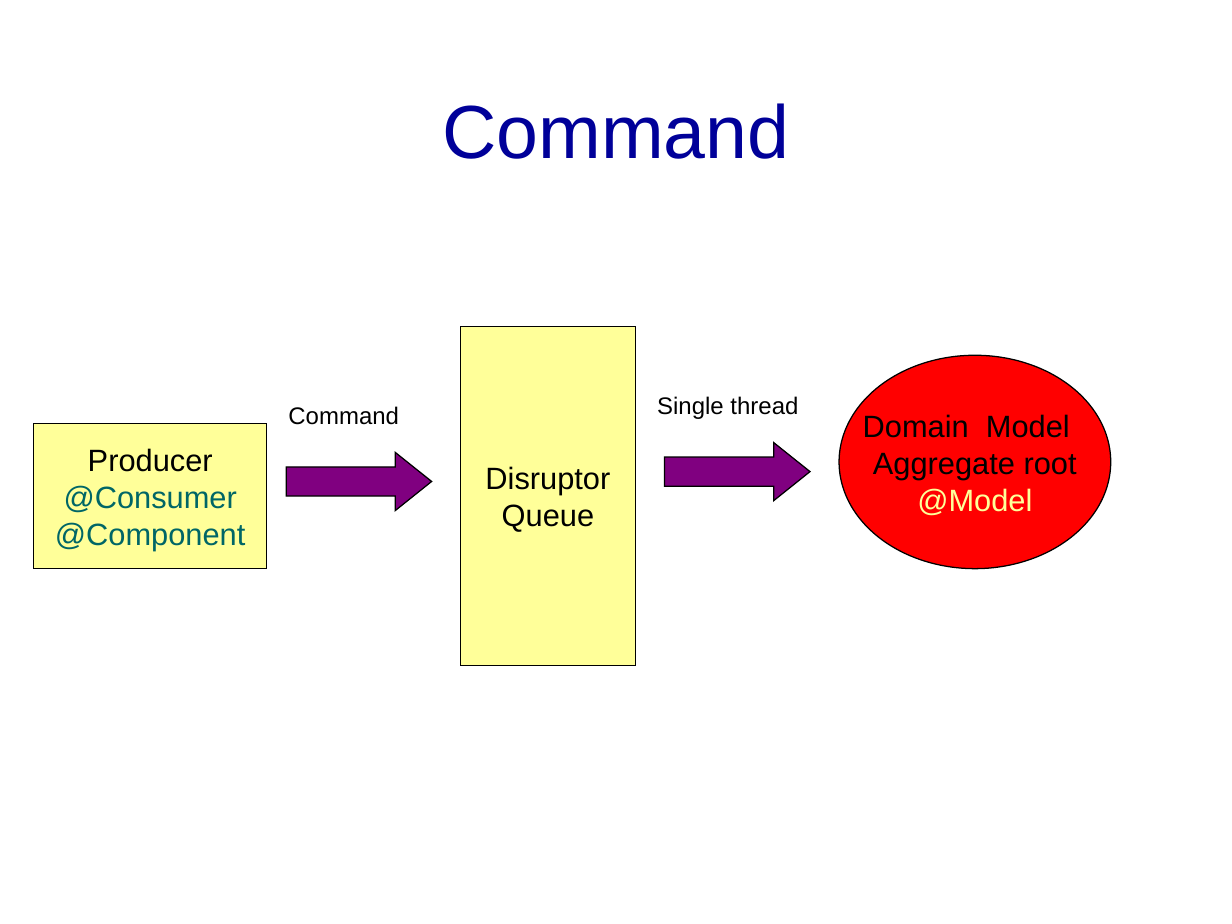
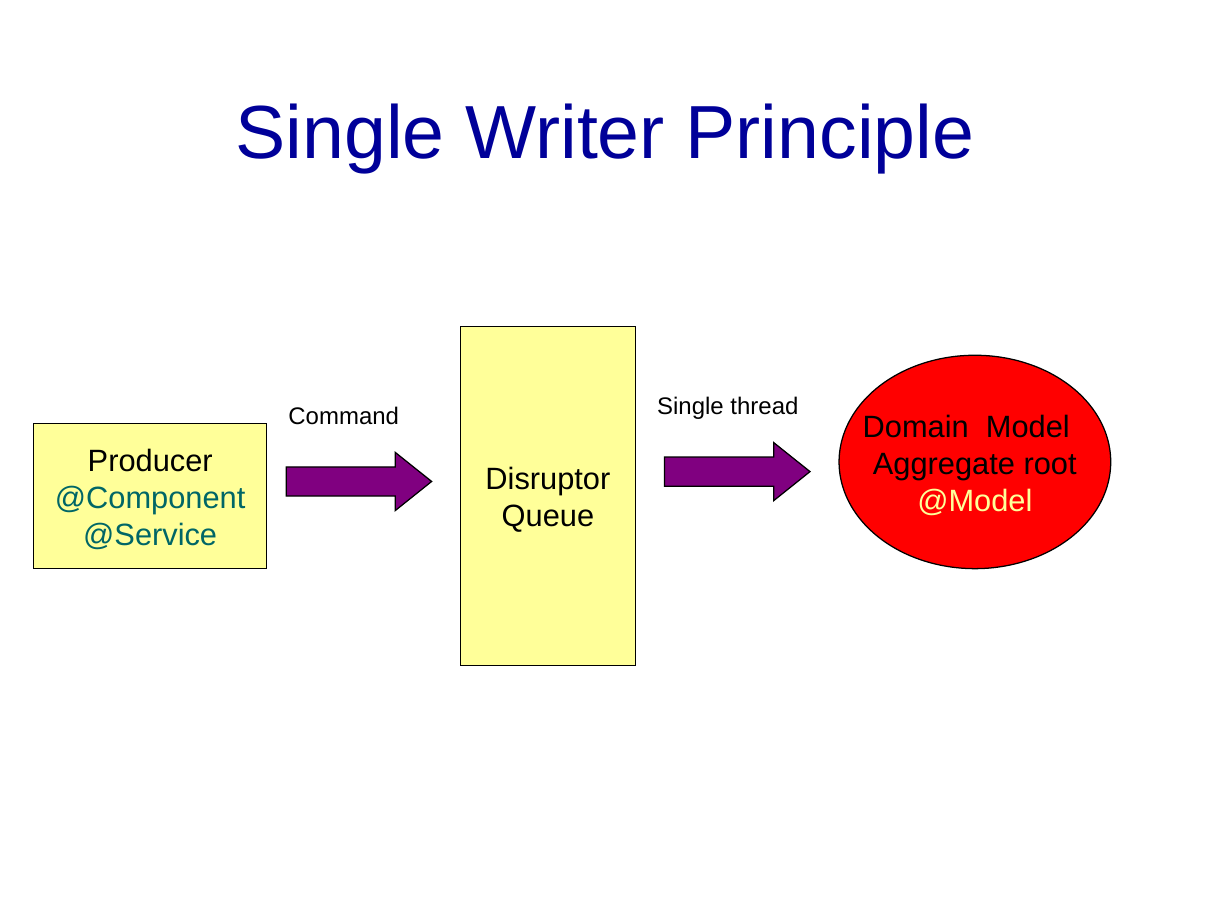
Before and after one commit to banq/banq.github.io, a slide deck: slide 15 of JdonFramework.ppt. Drawn at 1232x924 pixels with LibreOffice and Linux fonts; fonts in the diff are those of the drawing; background and template pictures are left out. Boxes give left, top, right and bottom in pixels: in the first picture for what was removed or moved away, otherwise in the second. Text is boxed around its words. In the diff, an @@ line names an element or a change of style, - is before the commit and + after.

```diff
--- a/JdonFramework.ppt
+++ b/JdonFramework.ppt
@@ title at [236,103,975,172]: text changed @@
-Command
+Single Writer Principle
@@ text in rectangle at [64,485,237,513]: paragraph removed @@
-@Consumer
@@ text in rectangle at [83,522,217,550]: paragraph added @@
+@Service
```
Also in this commit, not shown: 22 other slides changed, 8 slides added, 17 slides removed.
